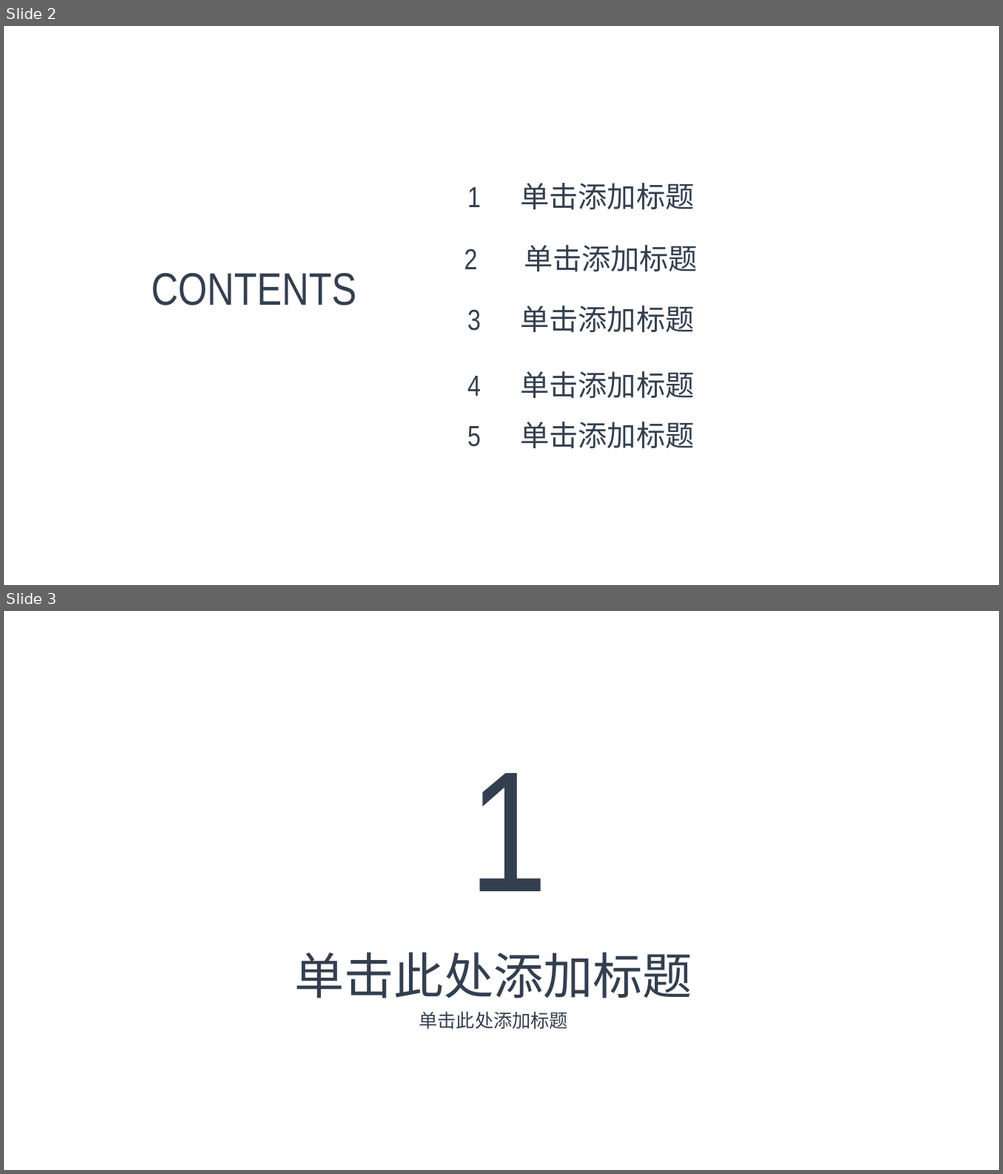
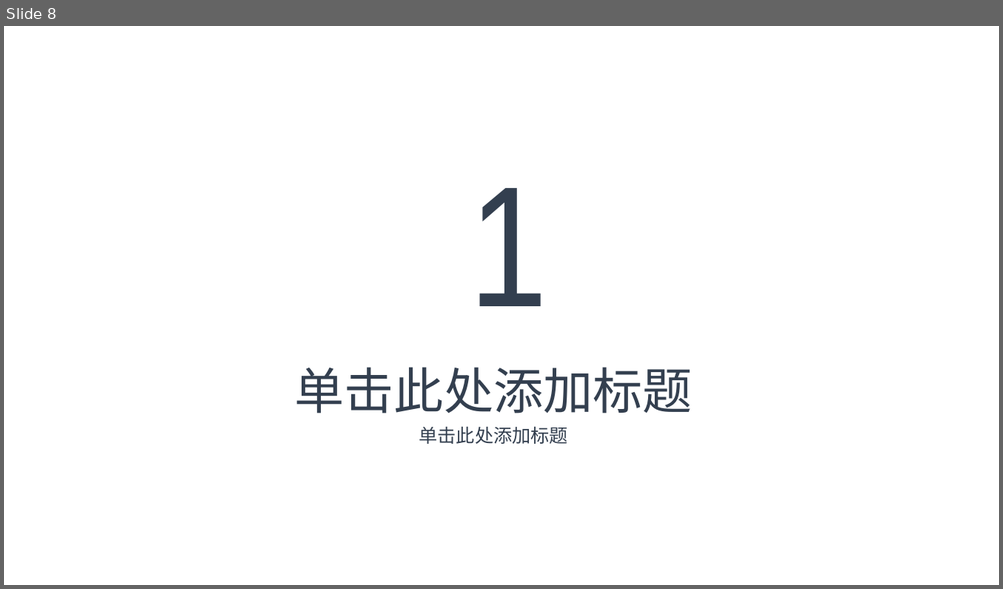
Before and after one commit to max4sharing/modern_cpp, a slide deck: C++11.pptx. Shown one above the other, each under a label of ours: slides 2 and 3 before the commit, slide 8 after it. The pictures are 1003x1174 and 1003x589 pixels, drawn with LibreOffice and Linux fonts; fonts in the diff are those of the drawing; background and template pictures are left out. Boxes give left, top, right and bottom in pixels: in the first picture for what was removed or moved away, otherwise in the second. Text is boxed around its words. In the diff, an @@ line names an element or a change of style, - is before the commit and + after.

```diff
--- a/C++11.pptx
+++ b/C++11.pptx
@@ slide 2 removed at (4,26,999,585), background picture (left out) @@
@@ text removed at (467,183,694,210) @@
-1 单击添加标题
@@ text removed at (464,245,697,272) @@
-2 单击添加标题
@@ text removed at (151,273,357,306) @@
-CONTENTS
@@ text removed at (467,306,694,332) @@
-3 单击添加标题
@@ text removed at (467,372,694,398) @@
-4 单击添加标题
@@ text removed at (467,422,694,449) @@
-5 单击添加标题
@@ what was slide 3 is now slide 8 @@
```
Also in this commit, not shown: 1 slide changed, 5 slides added.
